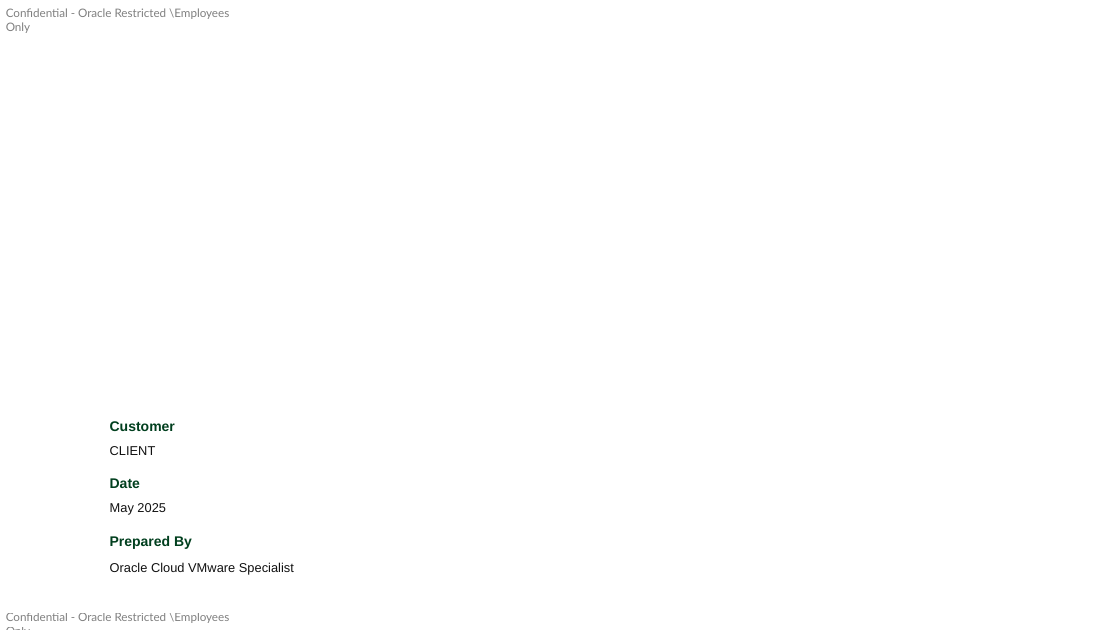
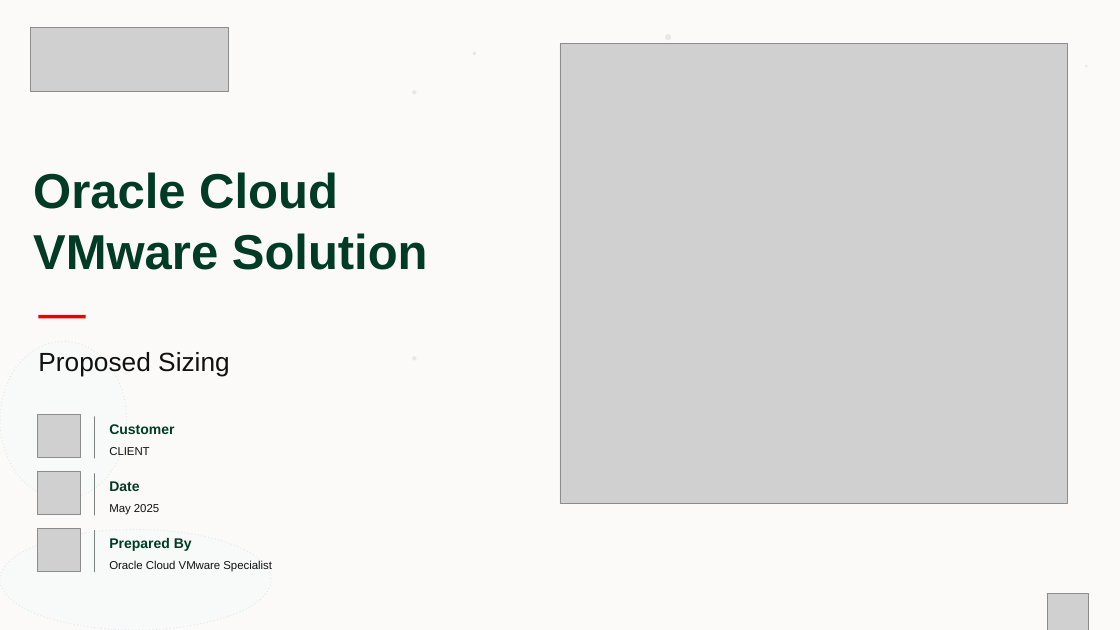
Before and after one commit to YoannJOracle/VMware2OCI, a slide deck: slide 1 of presentation_templates/Capacity Expansion with OCVS.pptx. Drawn at 1120x630 pixels with LibreOffice and Linux fonts; fonts in the diff are those of the drawing; grey boxes stand for pictures; background and template pictures are left out. Boxes give left, top, right and bottom in pixels: in the first picture for what was removed or moved away, otherwise in the second. Text is boxed around its words. In the diff, an @@ line names an element or a change of style, - is before the commit and + after.

```diff
--- a/presentation_templates/Capacity Expansion with OCVS.pptx
+++ b/presentation_templates/Capacity Expansion with OCVS.pptx
@@ background picture (left out) to #FBFAF8 @@
@@ text removed at [6,8,229,33] @@
-Confidential - Oracle Restricted \Employees Only
@@ picture added at [30,27,228,92] @@
@@ ellipse added at [472,51,476,55], fill #E7E9E7 @@
@@ picture added at [560,44,1068,503] @@
@@ ellipse added at [665,34,671,40], fill #E7E9E7 @@
@@ ellipse added at [413,90,417,94], fill #E7E9E7 @@
@@ text added at [33,172,338,209], 42 pt, text #003B25, bold @@
+Oracle Cloud
@@ text added at [33,233,428,270], 42 pt, text #003B25, bold @@
+VMware Solution
@@ rectangle added at [39,315,86,318], fill #F00000 @@
@@ ellipse added at [0,341,127,499], fill #F7FAF8, outline #E0E6E2 0.75 pt dashed @@
@@ text added at [38,352,230,376], 22.5 pt, text #111111 @@
+Proposed Sizing
@@ ellipse added at [413,356,417,360], fill #E7E9E7 @@
@@ picture added at [38,415,81,458] @@
@@ line added from (94, 417) to (94, 459), #7A827E 0.75 pt @@
@@ size 11 to 9.8 pt; vertical alignment middle to top in 3 elements at [109,560,272,572], [109,504,159,515], [109,447,149,455] @@
@@ picture added at [38,471,81,514] @@
@@ line added from (94, 474) to (94, 516), #7A827E 0.75 pt @@
@@ text colour #003F1E to #003B25; vertical alignment middle to top in 3 elements at [109,538,192,551], [109,424,174,434], [109,481,139,491] @@
@@ ellipse added at [0,529,271,630], fill #F7FAF8, outline #E0E6E2 0.75 pt dashed @@
@@ picture added at [38,528,81,571] @@
@@ line added from (94, 530) to (94, 572), #7A827E 0.75 pt @@
@@ picture added at [1048,593,1089,630] @@
@@ text removed at [6,613,229,623] @@
-Confidential - Oracle Restricted \Employees Only
```
Also in this commit, not shown: 3 other slides changed, 2 slides added, 2 slides removed, 2 other files.
